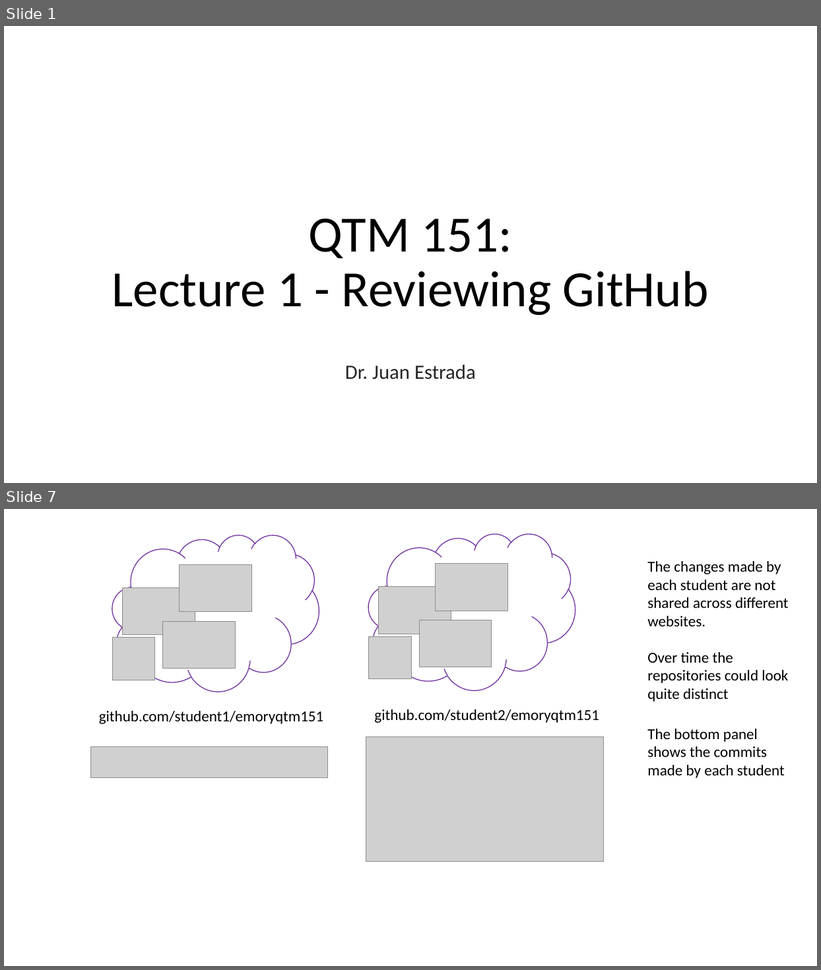
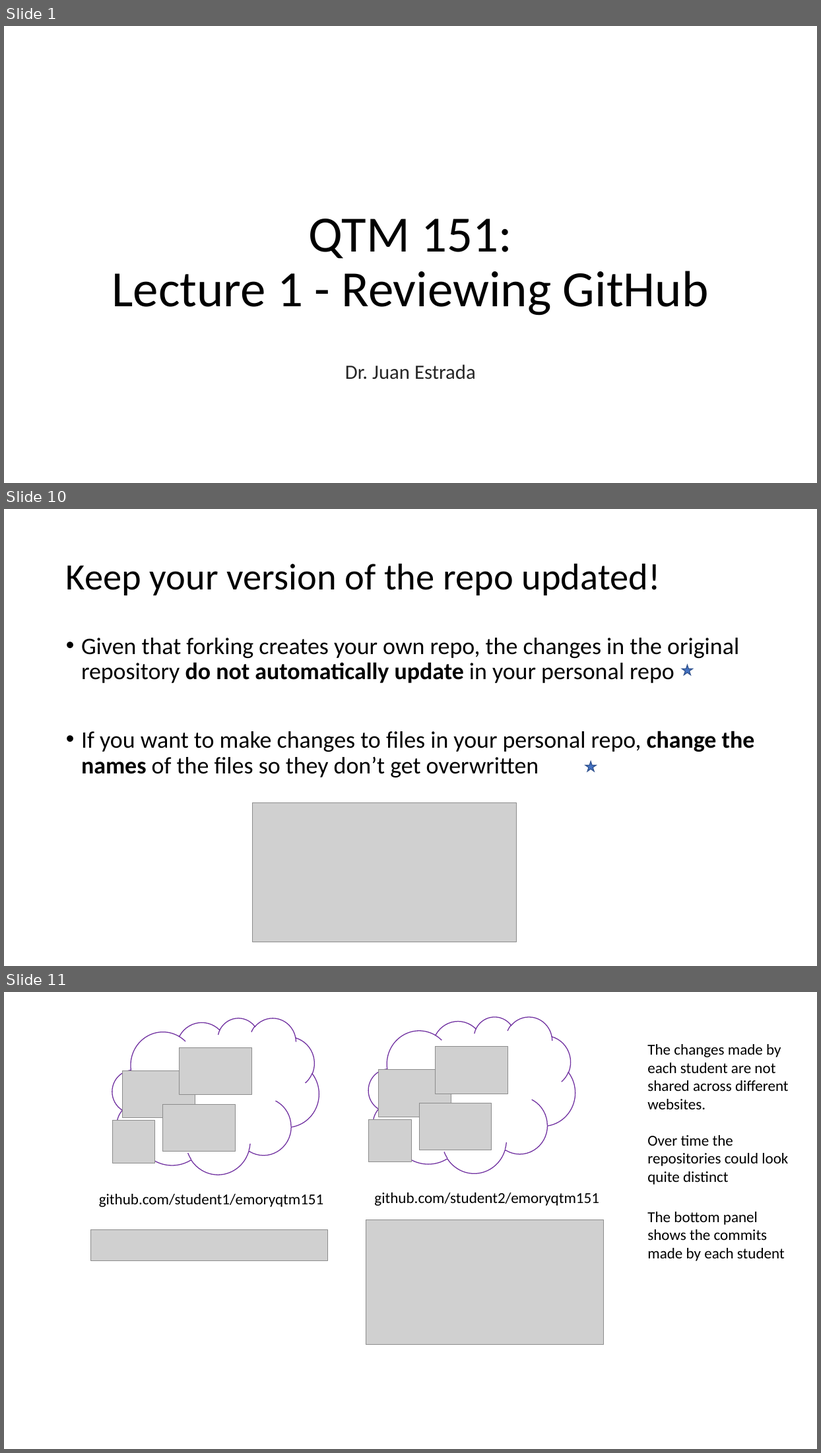
Before and after one commit to yoonpk147/qtm151_fall_2023, a slide deck: lecture_01/Lecture-GithubReview.pptx. Shown one above the other, each under a label of ours: slides 1 and 7 before the commit, slides 1, 10 and 11 after it; the slides between them are not shown. The pictures are 821x970 and 821x1453 pixels, drawn with LibreOffice and Linux fonts; fonts in the diff are those of the drawing; grey boxes stand for pictures; background and template pictures are left out. Boxes give left, top, right and bottom in pixels: in the first picture for what was removed or moved away, otherwise in the second. Text is boxed around its words. In the diff, an @@ line names an element or a change of style, - is before the commit and + after.

```diff
--- a/lecture_01/Lecture-GithubReview.pptx
+++ b/lecture_01/Lecture-GithubReview.pptx
@@ slide 10 added at box(4, 509, 817, 966), background #FFFFFF @@
@@ title added at box(66, 563, 661, 595), 44 pt, text #000000 @@
+Keep your version of the repo updated!
@@ text added at box(81, 638, 755, 778), 28 pt, text #000000 @@
+• Given that forking creates your own repo, the changes in the original repository do not automatically update in your personal repo
+• If you want to make changes to files in your personal repo, change the names of the files so they don’t get overwritten
@@ star added at box(682, 665, 692, 675), fill #4472C4, outline #325491 1 pt @@
@@ star added at box(586, 762, 596, 771), fill #4472C4, outline #325491 1 pt @@
@@ picture added at box(252, 803, 516, 942) @@
@@ what was slide 7 is now slide 11 @@
```
Also in this commit, not shown: 2 slides changed, 5 other slides added, 2 slides removed.
